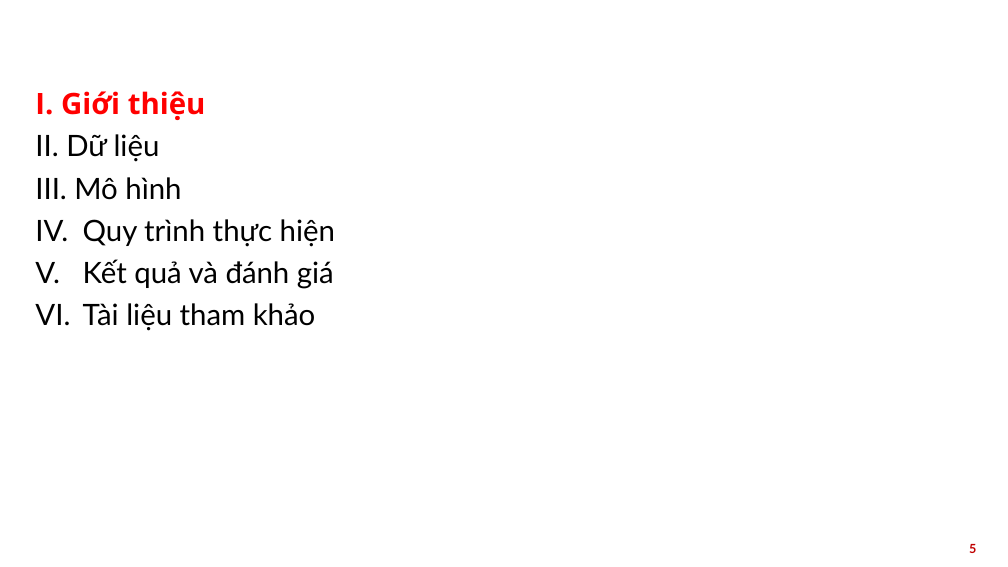
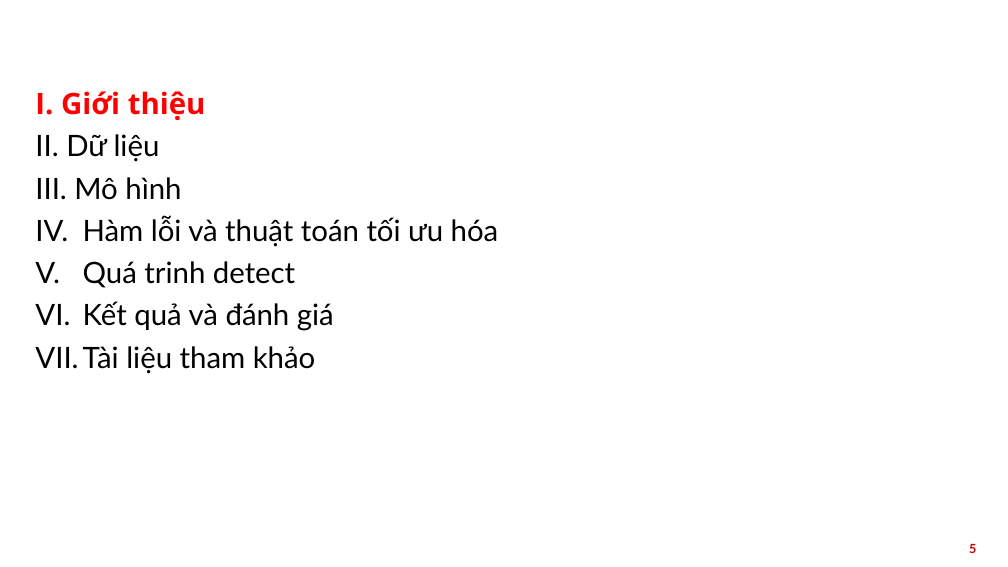
Before and after one commit to congdc00/object_detection, a slide deck: slide 5 of document/Thuyết trình.pptx. Drawn at 1008x567 pixels with LibreOffice and Linux fonts; fonts in the diff are those of the drawing; background and template pictures are left out. Boxes give left, top, right and bottom in pixels: in the first picture for what was removed or moved away, otherwise in the second. Text is boxed around its words. In the diff, an @@ line names an element or a change of style, - is before the commit and + after.

```diff
--- a/document/Thuyết trình.pptx
+++ b/document/Thuyết trình.pptx
@@ text at <box>83,215,499,288</box>: text changed @@
-IV. Quy trình thực hiện
+IV. Hàm lỗi và thuật toán tối ưu hóa
+V. Quá trinh detect
```
Also in this commit, not shown: 2 other slides changed, 28 slides added, 5 slides removed, 27 other files.
